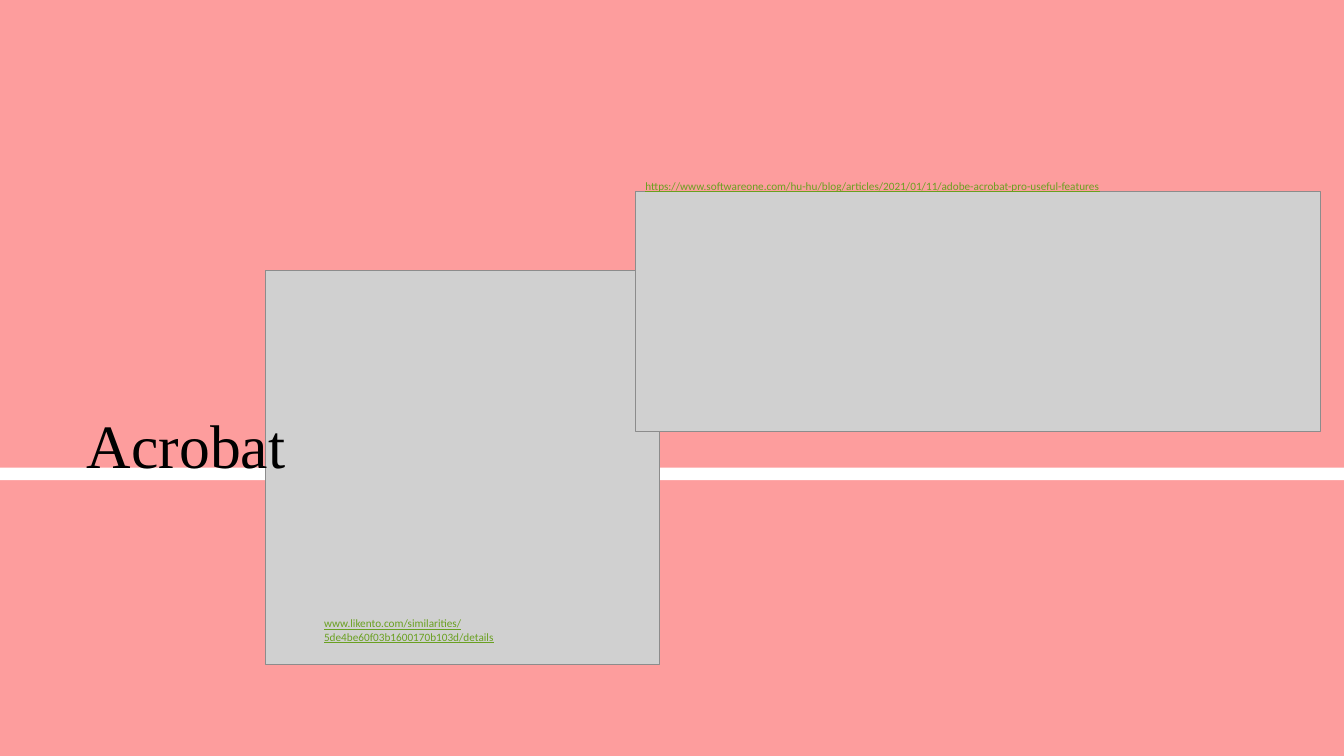
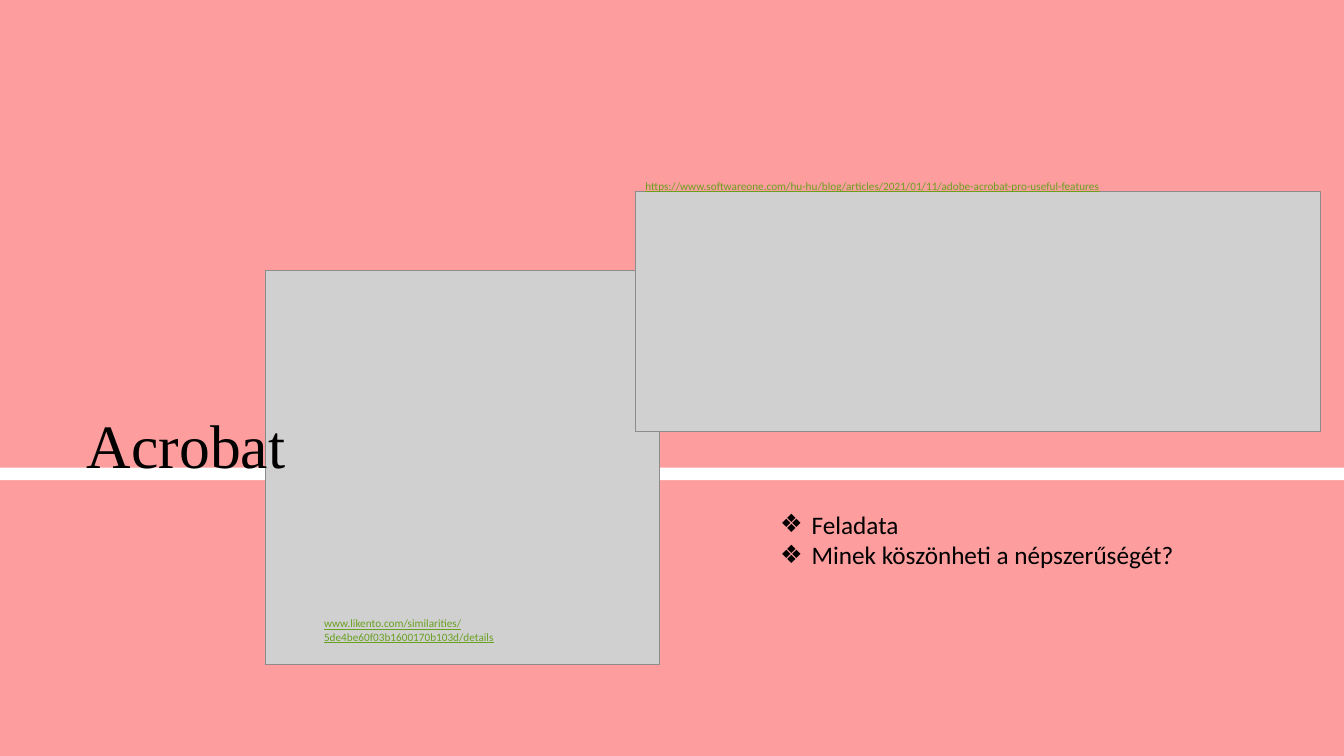
Before and after one commit to tarrgabor/paprika, a slide deck: slide 7 of beadandóTG.pptx. Drawn at 1344x756 pixels with LibreOffice and Linux fonts; fonts in the diff are those of the drawing; grey boxes stand for pictures. Boxes give left, top, right and bottom in pixels: in the first picture for what was removed or moved away, otherwise in the second. Text is boxed around its words. In the diff, an @@ line names an element or a change of style, - is before the commit and + after.

```diff
--- a/beadandóTG.pptx
+++ b/beadandóTG.pptx
@@ text added at <box>812,516,1173,569</box>, 18 pt, text #000000 @@
+❖ Feladata
+❖ Minek köszönheti a népszerűségét?
```
Also in this commit, not shown: 6 other slides changed.
